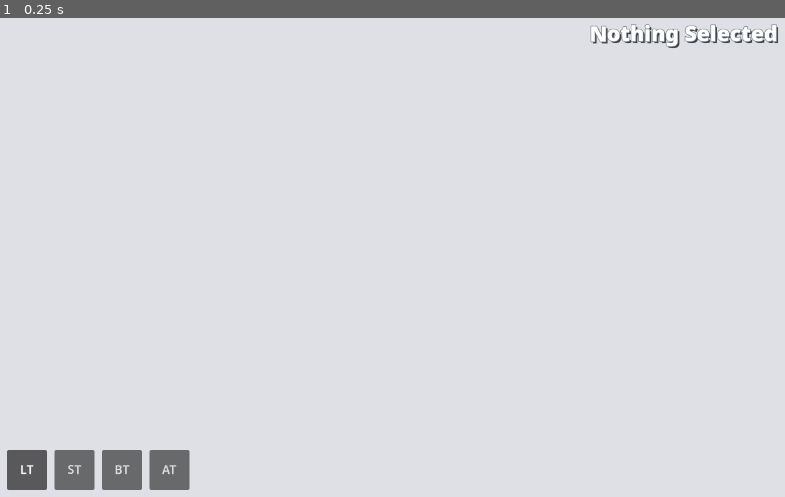
Above: before the commit, frame 1.
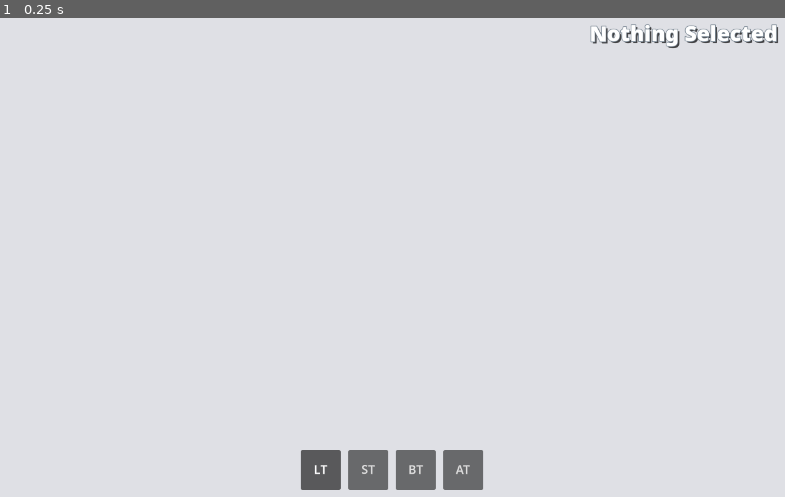
Above: after the commit, the same moment.

Repository: YuriSizov/ui-grovetender
Game: Godot game, scene res://Main.tscn
Two runs of this game, one before a commit and one after it. Both use one fixed random seed, a clock stepped at 60 frames per second and the inputs below.
Inputs:
- Up to frame 1 (0.25 s): no input

The runs differ from the first frame. In frame 1, 3.4% of the frame differs, in the area x 0-62%, y 90-99%.

Commit message:
Add hotkeys for tool buttons

Diff:
--- a/gui/EndlessCanvas.tscn
+++ b/gui/EndlessCanvas.tscn
@@ -1,9 +1,33 @@
-[gd_scene load_steps=5 format=3 uid="uid://heg310gps336"]
+[gd_scene load_steps=13 format=3 uid="uid://heg310gps336"]
 
 [ext_resource type="Script" path="res://gui/EndlessCanvas.gd" id="1_y0kqo"]
 [ext_resource type="PackedScene" uid="uid://b4ife7qpjx4gw" path="res://gui/canvas/CanvasGizmos.tscn" id="2_506oc"]
 [ext_resource type="ButtonGroup" uid="uid://qrhc1kujnngh" path="res://gui/canvas/editing_mode_button_group.tres" id="3_63ns4"]
 [ext_resource type="PackedScene" uid="uid://cc6qxmnlw1a6s" path="res://gui/canvas/PropertiesDrawer.tscn" id="4_amokm"]
+
+[sub_resource type="InputEventAction" id="InputEventAction_j11ko"]
+action = &"grove_tool_layout"
+
+[sub_resource type="Shortcut" id="Shortcut_s6cuc"]
+events = [SubResource("InputEventAction_j11ko")]
+
+[sub_resource type="InputEventAction" id="InputEventAction_fl4e5"]
+action = &"grove_tool_styling"
+
+[sub_resource type="Shortcut" id="Shortcut_iu1fv"]
+events = [SubResource("InputEventAction_fl4e5")]
+
+[sub_resource type="InputEventAction" id="InputEventAction_h3yaq"]
+action = &"grove_tool_behavior"
+
+[sub_resource type="Shortcut" id="Shortcut_rndw4"]
+events = [SubResource("InputEventAction_h3yaq")]
+
+[sub_resource type="InputEventAction" id="InputEventAction_l4rmj"]
+action = &"grove_tool_animation"
+
+[sub_resource type="Shortcut" id="Shortcut_mnwd1"]
+events = [SubResource("InputEventAction_l4rmj")]
 
 [node name="EndlessCanvas" type="Control"]
 layout_mode = 3
@@ -46,7 +70,7 @@
 
 [node name="EditingModeButtons" type="HBoxContainer" parent="CanvasOverlay"]
 layout_mode = 2
-size_flags_horizontal = 0
+size_flags_horizontal = 4
 size_flags_vertical = 8
 mouse_filter = 0
 theme_type_variation = &"EditingModeButtons"
@@ -58,6 +82,7 @@
 toggle_mode = true
 button_pressed = true
 button_group = ExtResource("3_63ns4")
+shortcut = SubResource("Shortcut_s6cuc")
 text = "LT"
 
 [node name="StylingTools" type="Button" parent="CanvasOverlay/EditingModeButtons"]
@@ -66,6 +91,7 @@
 layout_mode = 2
 toggle_mode = true
 button_group = ExtResource("3_63ns4")
+shortcut = SubResource("Shortcut_iu1fv")
 text = "ST"
 
 [node name="BehaviorTool" type="Button" parent="CanvasOverlay/EditingModeButtons"]
@@ -74,6 +100,7 @@
 layout_mode = 2
 toggle_mode = true
 button_group = ExtResource("3_63ns4")
+shortcut = SubResource("Shortcut_rndw4")
 text = "BT"
 
 [node name="AnimationTool" type="Button" parent="CanvasOverlay/EditingModeButtons"]
@@ -82,4 +109,5 @@
 layout_mode = 2
 toggle_mode = true
 button_group = ExtResource("3_63ns4")
+shortcut = SubResource("Shortcut_mnwd1")
 text = "AT"
--- a/project.godot
+++ b/project.godot
@@ -33,6 +33,29 @@
 
 theme/custom="res://gui/theme/project_theme.tres"
 
+[input]
+
+grove_tool_layout={
+"deadzone": 0.5,
+"events": [Object(InputEventKey,"resource_local_to_scene":false,"resource_name":"","device":-1,"window_id":0,"alt_pressed":false,"shift_pressed":false,"ctrl_pressed":false,"meta_pressed":false,"pressed":false,"keycode":0,"physical_keycode":81,"key_label":0,"unicode":113,"location":0,"echo":false,"script":null)
+]
+}
+grove_tool_styling={
+"deadzone": 0.5,
+"events": [Object(InputEventKey,"resource_local_to_scene":false,"resource_name":"","device":-1,"window_id":0,"alt_pressed":false,"shift_pressed":false,"ctrl_pressed":false,"meta_pressed":false,"pressed":false,"keycode":0,"physical_keycode":87,"key_label":0,"unicode":119,"location":0,"echo":false,"script":null)
+]
+}
+grove_tool_behavior={
+"deadzone": 0.5,
+"events": [Object(InputEventKey,"resource_local_to_scene":false,"resource_name":"","device":-1,"window_id":0,"alt_pressed":false,"shift_pressed":false,"ctrl_pressed":false,"meta_pressed":false,"pressed":false,"keycode":0,"physical_keycode":69,"key_label":0,"unicode":101,"location":0,"echo":false,"script":null)
+]
+}
+grove_tool_animation={
+"deadzone": 0.5,
+"events": [Object(InputEventKey,"resource_local_to_scene":false,"resource_name":"","device":-1,"window_id":0,"alt_pressed":false,"shift_pressed":false,"ctrl_pressed":false,"meta_pressed":false,"pressed":false,"keycode":0,"physical_keycode":82,"key_label":0,"unicode":114,"location":0,"echo":false,"script":null)
+]
+}
+
 [rendering]
 
 renderer/rendering_method="gl_compatibility"
